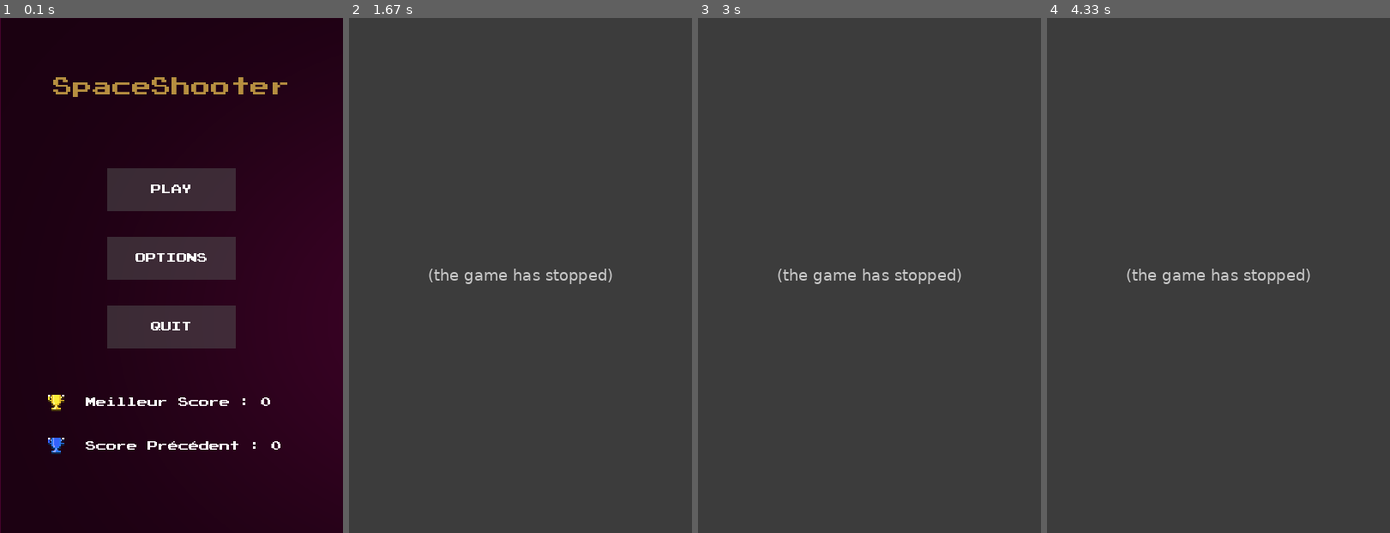
Above: before the commit, frames 1-4 (left to right).
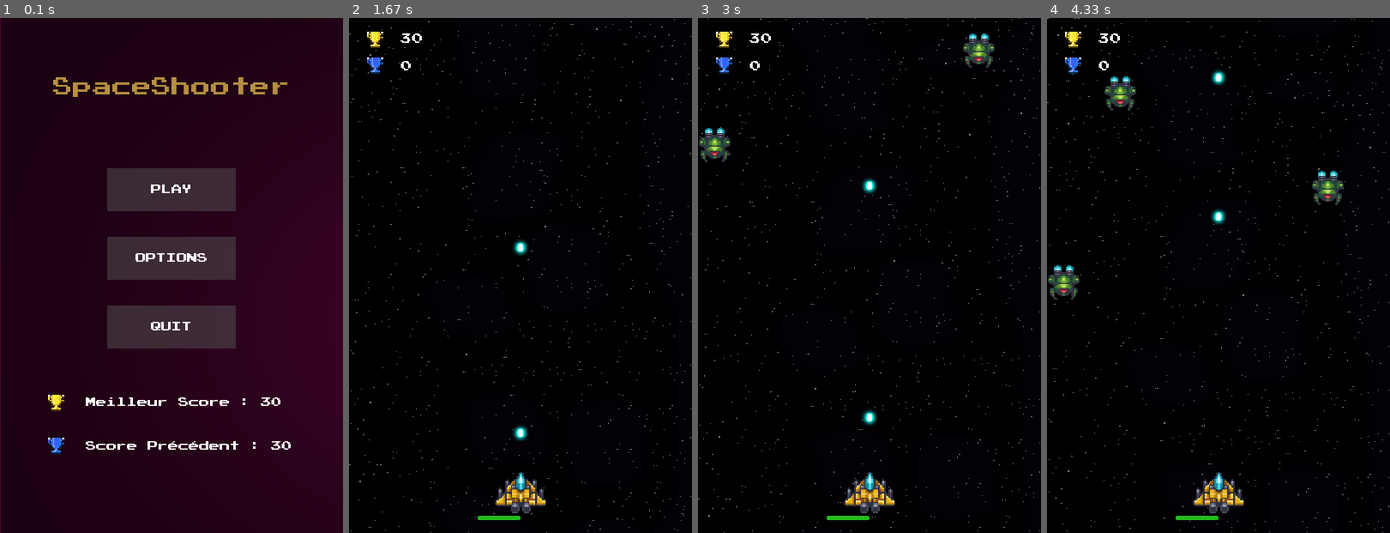
Above: after the commit, the same moments.

Repository: Fabien-crypto/SpaceShooter
Game: pygame game, started from main.py
Two runs of this game, one before a commit and one after it. Both use one fixed random seed, a clock stepped at 60 frames per second and the inputs below.
Inputs:
- Up to frame 1 (0.1 s): no input
- Up to frame 2 (1.67 s): click "PLAY" at 0.88 s; tap Space at 1.17, 1.57 s
- Up to frame 3 (3 s): tap Space at 1.87, 2.07, 2.37, 2.57, 2.87 s
- Up to frame 4 (4.33 s): tap Space at 3.13, 3.47, 3.77, 4.3 s

The runs differ from the first frame. In frame 1, 0.1% of the frame differs, in the area x 76-85%, y 73-84%; in frame 2, 100%, in the area x 0-100%, y 0-100%; in frame 3, 99%; in frame 4, 99%.
Error before the commit: UnboundLocalError: cannot access local variable 'bestscore_RECT' where it is not associated ...; the game stopped at 0.9 s (later frames are placeholders)

Commit message:
amélioration V2

Diff:
--- a/main.py
+++ b/main.py
@@ -586,12 +586,11 @@
         prec_score = pygame.transform.scale(prec_score,(20,20))
         Score_TEXT = get_font(13).render((str(game.player.score)), True, "white" )
         Score_RECT = Score_TEXT.get_rect(topleft=(60, 50))
-
-        if game.player.score < int(saveread("bestscore")):
-            bestscore_RECT = best_score.get_rect(topleft=(60, 18))
-
-        else:
+        bestscore_RECT = best_score.get_rect(topleft=(60, 18))
+
+        if game.player.score > int(saveread("bestscore")):
             bestscore_TEXT = Score_TEXT
+
 
         screen.blit(prec_score,(20,45))
         screen.blit(best_score,(20,15))
--- a/scores.txt
+++ b/scores.txt
@@ -1,5 +1,5 @@
-0
-0
+30
+30
 0.5
 250
 0.5
